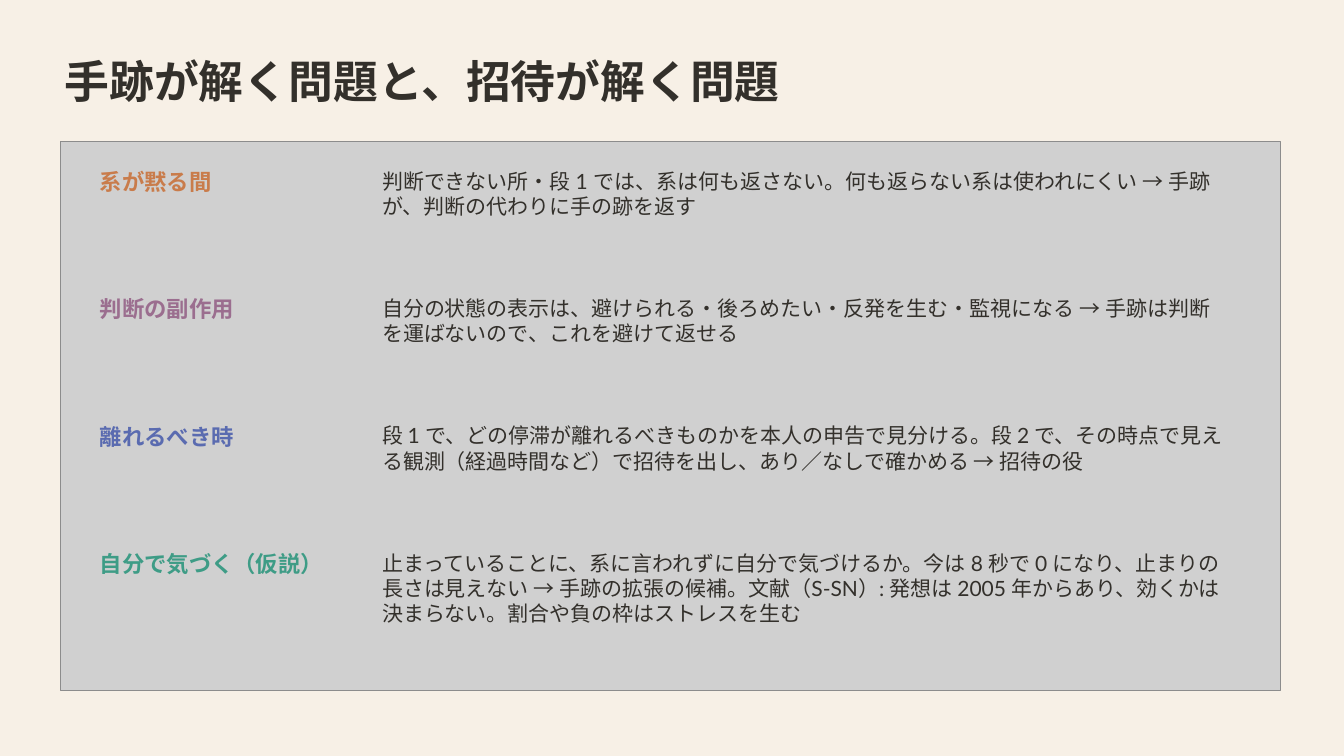
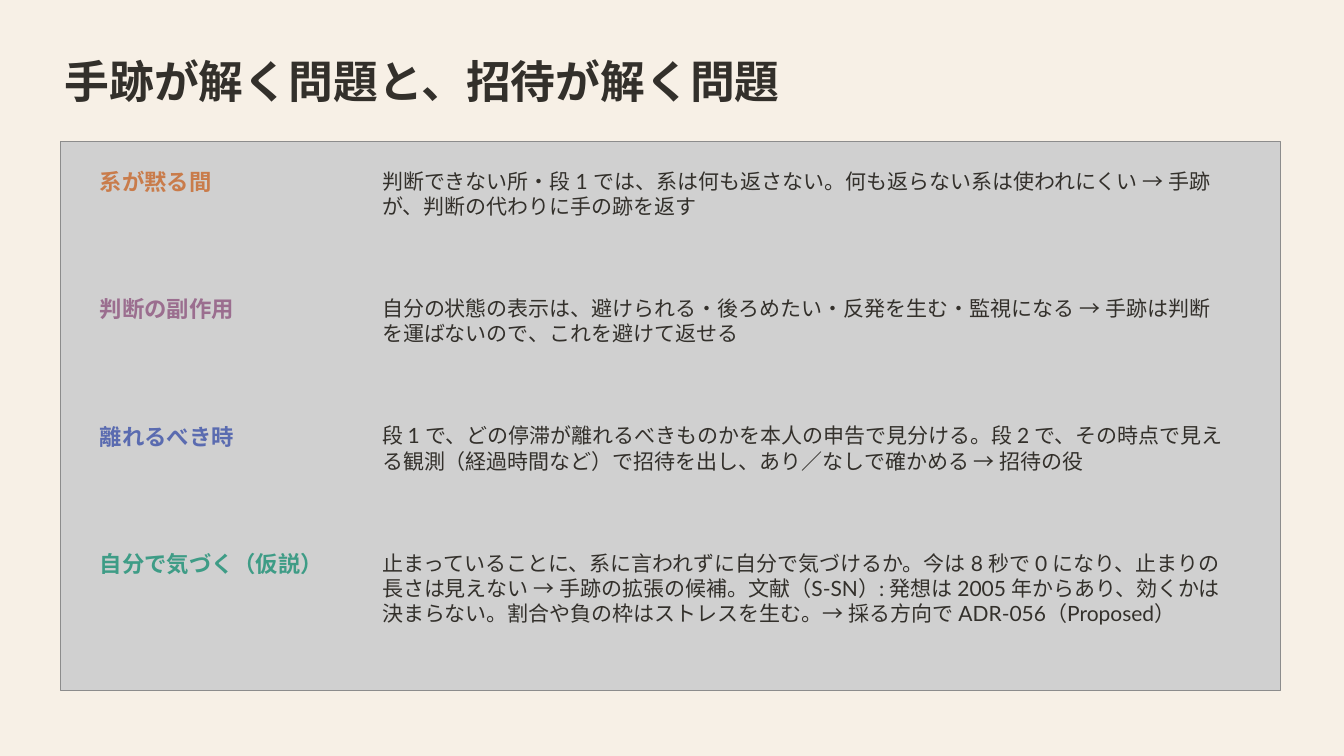
Before and after one commit to mikotomiura/GSE-prototype, a slide deck: slide 6 of docs/slides/project-overview/GSE_handmark_design.pptx. Drawn at 1344x756 pixels with LibreOffice and Linux fonts; fonts in the diff are those of the drawing; grey boxes stand for pictures. Boxes give left, top, right and bottom in pixels: in the first picture for what was removed or moved away, otherwise in the second. Text is boxed around its words. In the diff, an @@ line names an element or a change of style, - is before the commit and + after.

```diff
--- a/docs/slides/project-overview/GSE_handmark_design.pptx
+++ b/docs/slides/project-overview/GSE_handmark_design.pptx
@@ text at (382, 553, 1220, 625): text changed @@
-止まっていることに、系に言われずに自分で気づけるか。今は 8 秒で 0 になり、止まりの長さは見えない → 手跡の拡張の候補。文献（S-SN）: 発想は 2005 年からあり、効くかは決まらない。割合や負の枠はストレスを生む
+止まっていることに、系に言われずに自分で気づけるか。今は 8 秒で 0 になり、止まりの長さは見えない → 手跡の拡張の候補。文献（S-SN）: 発想は 2005 年からあり、効くかは決まらない。割合や負の枠はストレスを生む。→ 採る方向で ADR-056（Proposed）
```
Also in this commit, not shown: 5 other files.
